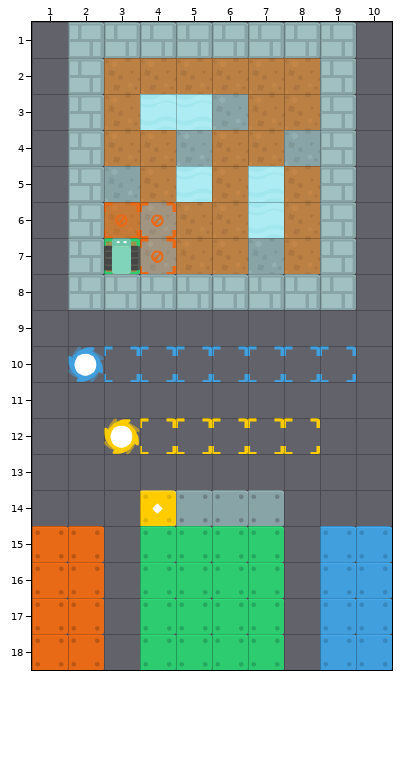
Tiled map -- android/assets/stages/queue_hard.tmx. The picture above is the old version.
Cells are 64x64 px. Shown: x 1..10, y 1..18.
And afterwards:
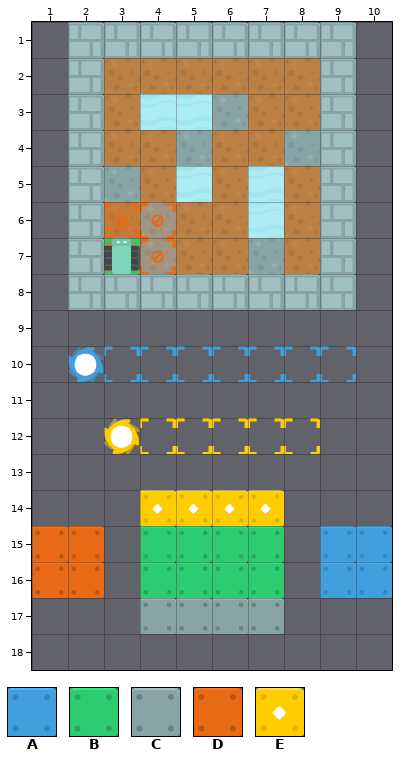
Key: from "tileset": A 0 "box", B 7 "box", C 11 "box", D 14 "box", E 25 "box".
_ is an empty cell, . an unchanged one.
The edit:
--- layer "boxes"
@@ x 5..7 @@
-14 CCC
+14 EEE
@@ x 1..10 @@
-17 DD.BBBB.AA
-18 DD.BBBB.AA
+17 __.CCCC.__
+18 __.____.__
Pixel boxes of the changes (left, top, right, bottom) in both pictures:
changed: (176, 490, 284, 526)
removed: (32, 598, 104, 670)
changed: (140, 598, 284, 670)
removed: (320, 598, 392, 670)
